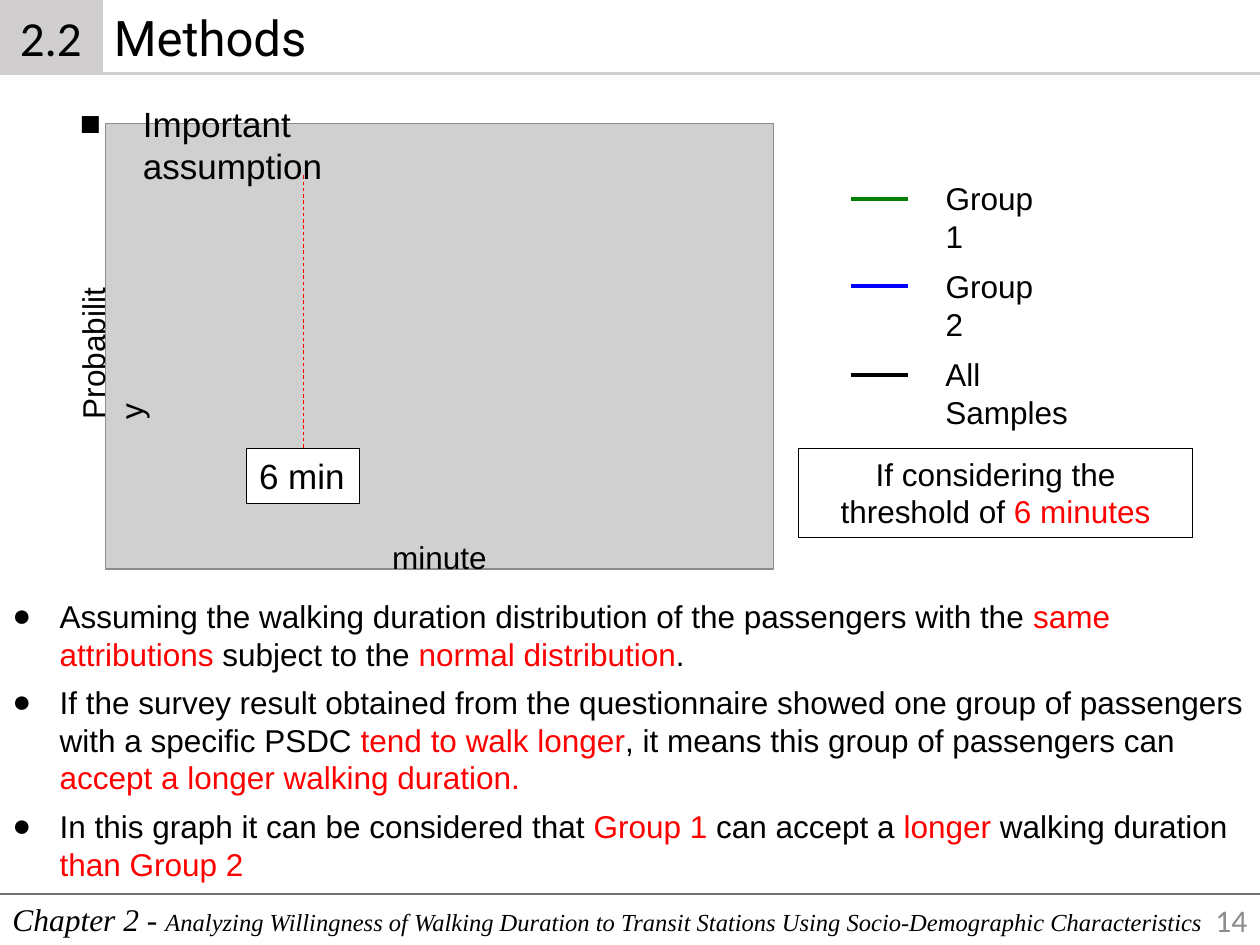
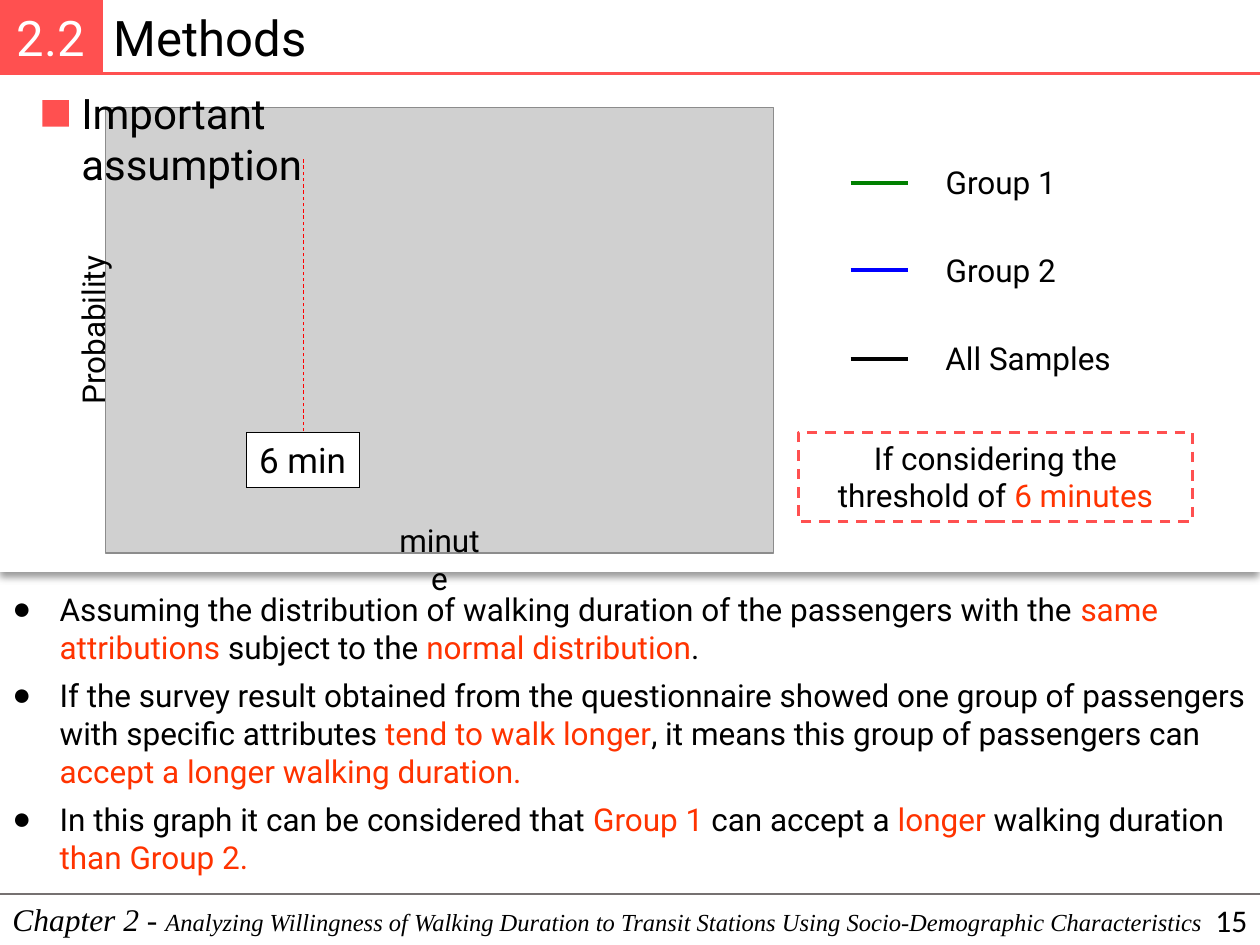
Before and after one commit to 7bder/Thesis, a slide deck: slide 15 of presentation/dissertation.pptx (slide 14 before the commit). Drawn at 1260x945 pixels with LibreOffice and Linux fonts; fonts in the diff are those of the drawing; grey boxes stand for pictures. Boxes give left, top, right and bottom in pixels: in the first picture for what was removed or moved away, otherwise in the second. Text is boxed around its words. In the diff, an @@ line names an element or a change of style, - is before the commit and + after.

```diff
--- a/presentation/dissertation.pptx
+++ b/presentation/dissertation.pptx
@@ rectangle "2.2" at (0, 0, 102, 73): font Calibri to Roboto, text colour #000000 to #FFFFFF; fill #D0CECE to #FF5050; outline #D0CECE 2.25 pt to #FF5050 2.25 pt @@
@@ rectangle added at (0, 74, 1260, 572), fill #FFFFFF @@
@@ text "Important assumption": place and size @@
-text "Important assumption" at (143, 109, 322, 186)
+text "Important assumption" at (81, 91, 302, 190)
@@ text "Important assumption" at (81, 91, 302, 190): size 20 to 24 pt, font Arial to Roboto; bullet ■ to none @@
@@ line (102, 73) - (1260, 73): stroke #D0CECE 2.25 pt to #FF5050 2.25 pt @@
@@ rectangle added at (43, 100, 69, 126), fill #FF5050 @@
@@ text "Probability": place and size @@
-text "Probability" at (68, 261, 118, 432)
+text "Probability" at (72, 270, 113, 401)
@@ 4 lines, 3 texts, 2 rectangles, 1 picture: place and size @@
-4 lines, 3 texts, 2 rectangles, 1 picture at (106, 123, 1193, 575)
+4 lines, 3 texts, 2 rectangles, 1 picture at (106, 107, 1193, 566)
@@ font Arial to Roboto in 6 elements at (247, 432, 360, 488), (379, 515, 500, 566), (72, 270, 113, 401), (946, 171, 1056, 201), (946, 259, 1056, 289), (945, 346, 1111, 377) @@
@@ text "All Samples": place and size @@
-text "All Samples" at (945, 363, 1068, 430)
+text "All Samples" at (945, 346, 1111, 377)
@@ rectangle "If considering the threshold of ..." at (799, 432, 1193, 522): font Arial to Roboto; text colour #FF0000 to #FF3300 in "6 minutes"; outline #000000 0.75 pt to #FF5050 1.5 pt dashed @@
@@ text at (60, 597, 1245, 876): text changed; font Arial to Roboto @@
-● Assuming the walking duration distribution of the passengers with the same attributions subject to the normal distribution.
-● If the survey result obtained from the questionnaire showed one group of passengers with a specific PSDC tend to walk longer, it means this group of passengers can accept a longer walking duration.
-● In this graph it can be considered that Group 1 can accept a longer walking duration than Group 2
+● Assuming the distribution of walking duration of the passengers with the same attributions subject to the normal distribution.
+● If the survey result obtained from the questionnaire showed one group of passengers with specific attributes tend to walk longer, it means this group of passengers can accept a longer walking duration.
+● In this graph it can be considered that Group 1 can accept a longer walking duration than Group 2.
@@ page number at (1215, 911, 1247, 933): text changed; text colour #8C8C8C to #000000 @@
-14
+15
```
Also in this commit, not shown: 76 other slides changed, 31 slides added, 4 slides removed, 14 other files.
